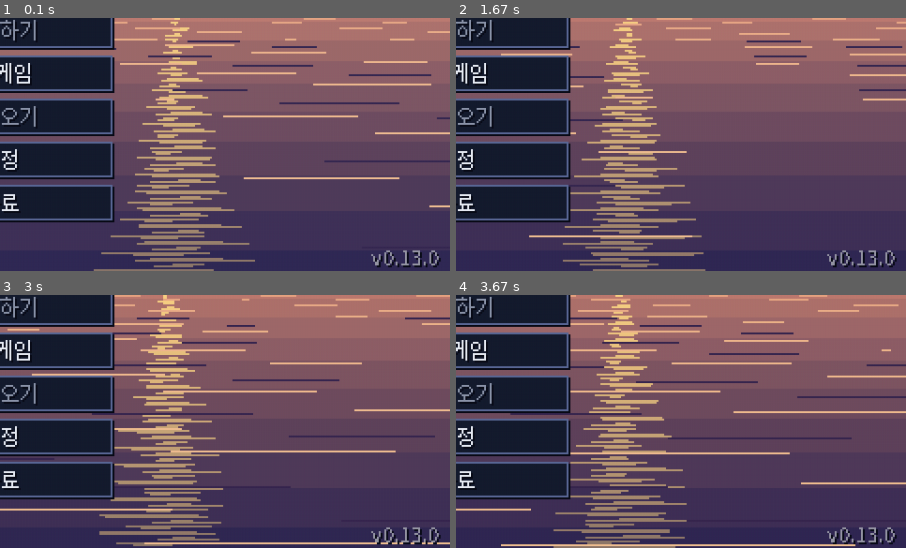
Above: before the commit, frames 1-4 (two rows, left to right).
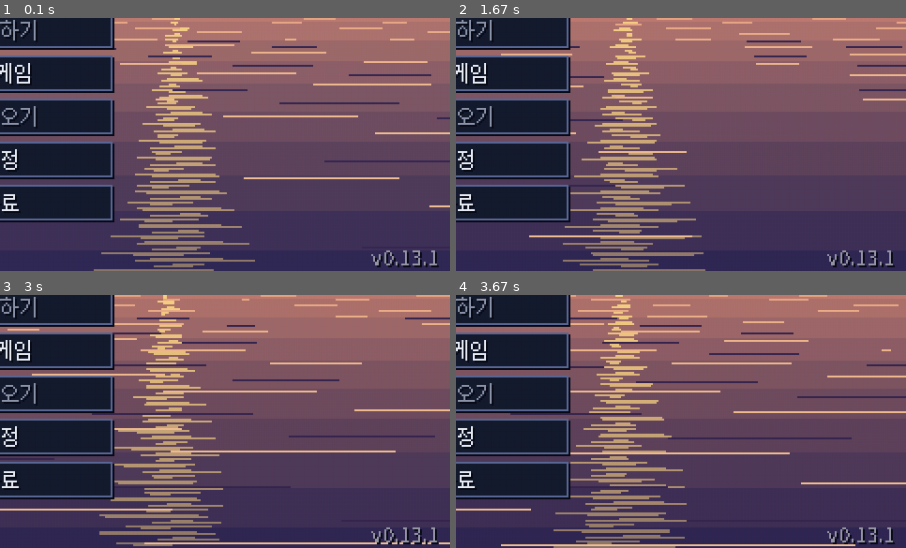
Above: after the commit, the same moments.

Repository: sinsiu60/fishingplanet
Game: pygame game, started from main.py
Same seed, same stepped clock (60 frames per second), same inputs: the game is played once before the commit and once after it.
Inputs (mouse positions are % of the whole screen's width and height, from its top left):
- Up to frame 1 (0.1 s): no input
- Up to frame 2 (1.67 s): click (50, 50) at 0.38 s; click (65, 15) at 0.72 s; move the mouse to (24, 13) at 1.03 s; click (47, 33) at 1.55 s
- Up to frame 3 (3 s): click (70, 42) at 1.88 s; click (81, 47) at 2.22 s; click (21, 30) at 2.55 s; click (22, 61) at 2.88 s
- Up to frame 4 (3.67 s): click (28, 42) at 3.22 s; click (34, 17) at 3.55 s
The pictures show only the part of the screen within x 50-100%, y 50-100%; the shares and areas given below are measured in that part.

The runs differ from the first frame. In frame 1, 0.1% of the frame differs, in the area x 95-98%, y 92-99%; in frame 2, 0.1%; in frame 3, 0.1%; in frame 4, 0.1%.

Commit message:
Legend catch: restore net scoop-and-lift before the legend show (hand off at launch), fade the lift's dim sky/gold pillar, keep rarity order (wait 4.6/2.2, faster lift on re-catch), v0.13.1
Co-Authored-By: Claude Opus 5.5 <noreply@anthropic.com>
Claude-Session: https://claude.ai/code/session_01XkZZxEWm7K26sk4a4EAFMF

Diff:
--- a/assets/music_generated/legend_catch_markers.json
+++ b/assets/music_generated/legend_catch_markers.json
@@ -14,7 +14,7 @@
     "record": 2.6,
     "rewards": 3.2,
     "afterglow": 3.5,
-    "wait": 5.0
+    "wait": 4.6
    }
   },
   "legend_catch_short_sharmion": {
@@ -30,7 +30,7 @@
     "record": 1.4,
     "rewards": 1.7,
     "afterglow": 1.9,
-    "wait": 2.5
+    "wait": 2.2
    }
   },
   "legend_catch_loop_sharmion": {
@@ -52,7 +52,7 @@
     "record": 2.6,
     "rewards": 3.2,
     "afterglow": 3.5,
-    "wait": 5.0
+    "wait": 4.6
    }
   },
   "legend_catch_short_eldrasion": {
@@ -68,7 +68,7 @@
     "record": 1.4,
     "rewards": 1.7,
     "afterglow": 1.9,
-    "wait": 2.5
+    "wait": 2.2
    }
   },
   "legend_catch_loop_eldrasion": {
--- a/data/legend_catch_timeline.json
+++ b/data/legend_catch_timeline.json
@@ -1,30 +1,195 @@
 {
  "_설명": "전설 포획 연출 (DESIGN.md 34장, LEGEND_CATCH_SHOW.md). markers = 단계 시각(초) = 전설의 노래 음악 마커 (tools/audio/make_legend_song.py 가 같은 숫자를 읽음). slow = [시작, 끝, 배속]. 환상 전용(정적·멈춘 물방울·오로라·한 글자씩 이름·보라 인장)은 쓰지 않는다.",
  "variants": {
-  "full": {"_설명": "그 종 첫 포획, 약 5초, 1.5초 뒤 건너뛰기", "len": 5.0, "skip_after": 1.5, "slow": [0.0, 0.6, 0.5],
-           "markers": {"hit": 0.0, "rise": 0.3, "scales": 0.8, "climax": 1.4, "card": 1.9, "record": 2.6, "rewards": 3.2, "afterglow": 3.5, "wait": 5.0}},
-  "short": {"_설명": "재포획, 약 2.5초 (쾅 → 절정 → 카드), 바로 건너뛰기", "len": 2.5, "skip_after": 0.0, "slow": [0.0, 0.3, 0.6],
-            "markers": {"hit": 0.0, "rise": 0.15, "scales": 0.4, "climax": 0.7, "card": 1.0, "record": 1.4, "rewards": 1.7, "afterglow": 1.9, "wait": 2.5}},
-  "final": {"_설명": "대륙 최종 보스(용등·오르시엘) 첫 포획: 전체 버전 → 닫으면 기존 엔딩으로 (페이드 + 노래 여운이 엔딩 음악으로 이어짐)", "len": 5.0, "skip_after": 1.5, "slow": [0.0, 0.6, 0.5],
-            "markers": {"hit": 0.0, "rise": 0.3, "scales": 0.8, "climax": 1.4, "card": 1.9, "record": 2.6, "rewards": 3.2, "afterglow": 3.5, "wait": 5.0}}
+  "full": {
+   "_설명": "그 종 첫 포획, 약 4.6초 (+ 앞의 뜰채 끌어올리기 1.0~2.0초 = 환상 7초보다 짧게), 1.5초 뒤 건너뛰기",
+   "len": 4.6,
+   "skip_after": 1.5,
+   "slow": [
+    0.0,
+    0.6,
+    0.5
+   ],
+   "markers": {
+    "hit": 0.0,
+    "rise": 0.3,
+    "scales": 0.8,
+    "climax": 1.4,
+    "card": 1.9,
+    "record": 2.6,
+    "rewards": 3.2,
+    "afterglow": 3.5,
+    "wait": 4.6
+   }
+  },
+  "short": {
+   "_설명": "재포획, 약 2.2초 (쾅 → 절정 → 카드), 바로 건너뛰기 — 앞의 뜰채 끌어올리기는 1.6배속",
+   "len": 2.2,
+   "skip_after": 0.0,
+   "slow": [
+    0.0,
+    0.3,
+    0.6
+   ],
+   "markers": {
+    "hit": 0.0,
+    "rise": 0.15,
+    "scales": 0.4,
+    "climax": 0.7,
+    "card": 1.0,
+    "record": 1.4,
+    "rewards": 1.7,
+    "afterglow": 1.9,
+    "wait": 2.2
+   }
+  },
+  "final": {
+   "_설명": "대륙 최종 보스(용등·오르시엘) 첫 포획: 전체 버전 → 닫으면 기존 엔딩으로 (페이드 + 노래 여운이 엔딩 음악으로 이어짐)",
+   "len": 4.6,
+   "skip_after": 1.5,
+   "slow": [
+    0.0,
+    0.6,
+    0.5
+   ],
+   "markers": {
+    "hit": 0.0,
+    "rise": 0.3,
+    "scales": 0.8,
+    "climax": 1.4,
+    "card": 1.9,
+    "record": 2.6,
+    "rewards": 3.2,
+    "afterglow": 3.5,
+    "wait": 4.6
+   }
+  }
  },
- "final_fish": ["dragon_carp", "orsiel"],
+ "final_fish": [
+  "dragon_carp",
+  "orsiel"
+ ],
  "ending_fade_sec": 1.2,
  "loop_len": 4.0,
- "caps": {"pc": 1000, "mobile": 450},
- "fx": {"splash": 140, "rays": 10, "dust_burst": 160, "dust_rate": 26, "shake_px": 7, "shake_sec": 0.45, "zoom": 0.04, "glow_scale": 0.5, "glow_mult": 0.6},
+ "caps": {
+  "pc": 1000,
+  "mobile": 450
+ },
+ "fx": {
+  "splash": 140,
+  "rays": 10,
+  "dust_burst": 160,
+  "dust_rate": 26,
+  "shake_px": 7,
+  "shake_sec": 0.45,
+  "zoom": 0.04,
+  "glow_scale": 0.5,
+  "glow_mult": 0.6
+ },
  "unique": {
-  "golden_carp": {"kind": "gold_rain", "color": [255, 214, 110], "n": 60},
-  "tiger_mandarin": {"kind": "claw", "color": [255, 196, 90]},
-  "silver_bass": {"kind": "lightning", "color": [255, 236, 170]},
-  "marlin": {"kind": "spear", "color": [255, 220, 140]},
-  "coelacanth": {"kind": "rune", "color": [240, 200, 120], "n": 12},
-  "dragon_carp": {"kind": "dragon", "color": [255, 220, 120], "n": 90},
-  "silva": {"kind": "reeds_bow", "color": [230, 225, 200], "n": 46},
-  "prisia": {"kind": "crystal_pillar", "color": [200, 230, 255], "n": 5},
-  "aeris": {"kind": "cloud_part", "color": [255, 240, 200]},
-  "ignis": {"kind": "fire_pillar", "color": [255, 150, 60], "n": 50},
-  "borealis": {"kind": "ice_shards", "color": [210, 240, 255], "n": 40},
-  "orsiel": {"kind": "sea_part", "color": [255, 214, 120]}
- }
+  "golden_carp": {
+   "kind": "gold_rain",
+   "color": [
+    255,
+    214,
+    110
+   ],
+   "n": 60
+  },
+  "tiger_mandarin": {
+   "kind": "claw",
+   "color": [
+    255,
+    196,
+    90
+   ]
+  },
+  "silver_bass": {
+   "kind": "lightning",
+   "color": [
+    255,
+    236,
+    170
+   ]
+  },
+  "marlin": {
+   "kind": "spear",
+   "color": [
+    255,
+    220,
+    140
+   ]
+  },
+  "coelacanth": {
+   "kind": "rune",
+   "color": [
+    240,
+    200,
+    120
+   ],
+   "n": 12
+  },
+  "dragon_carp": {
+   "kind": "dragon",
+   "color": [
+    255,
+    220,
+    120
+   ],
+   "n": 90
+  },
+  "silva": {
+   "kind": "reeds_bow",
+   "color": [
+    230,
+    225,
+    200
+   ],
+   "n": 46
+  },
+  "prisia": {
+   "kind": "crystal_pillar",
+   "color": [
+    200,
+    230,
+    255
+   ],
+   "n": 5
+  },
+  "aeris": {
+   "kind": "cloud_part",
+   "color": [
+    255,
+    240,
+    200
+   ]
+  },
+  "ignis": {
+   "kind": "fire_pillar",
+   "color": [
+    255,
+    150,
+    60
+   ],
+   "n": 50
+  },
+  "borealis": {
+   "kind": "ice_shards",
+   "color": [
+    210,
+    240,
+    255
+   ],
+   "n": 40
+  },
+  "orsiel": {
+   "kind": "sea_part",
+   "color": [
+    255,
+    214,
+    120
+   ]
+  }
+ },
+ "short_landing_speed": 1.6
 }
--- a/dist_readme.txt
+++ b/dist_readme.txt
@@ -1,4 +1,4 @@
-미니 피싱 (Mini Fishing) v0.13.0
+미니 피싱 (Mini Fishing) v0.13.1
 ================
 
 실행: MiniFishing.exe 를 더블클릭하세요. (Python 설치 필요 없음)
--- a/src/render/legend_show.py
+++ b/src/render/legend_show.py
@@ -45,9 +45,12 @@
 
     def __init__(self, fish: dict, result: dict, news: dict, variant: str, w: int, h: int, *,
                  mobile: bool = False, reduce: bool = False, delay: float = 0.0, rnd: random.Random | None = None,
-                 low: bool = False):
+                 low: bool = False, intro=None):
+        """intro: 뜰채로 끌어올린 LandingCinematic (게임에서) — 그물에서 튀어 오르는 순간이 이 연출의 0초('쾅'),
+        뜰채는 그 자리에서 아래로 빠진다. 없으면(테스트 룸) 수면에서 바로 솟는다."""
         self.fish, self.result, self.news = fish, result, news or {}
         self.variant = variant
+        self.intro = intro
         c = tl()
         self.v = c["variants"][variant]
         self.m = self.v["markers"]
@@ -77,6 +80,7 @@
         self.skipped = False
         self.sx = 0.0
         self.water_y = int(h * 0.62)
+        self.y_start = int(h * 0.52) if intro is not None else self.water_y + 8   # 그물 자리 / 수면
         self.shake = 0.0
         self.final = variant == "final"
         self._fish_pose = None
@@ -143,10 +147,13 @@
             # 쾅: 물보라 폭발 (힘차게 위로 터지고 떨어짐) + 묵직한 흔들림 1회
             cx = self.w / 2
             n = min(self._budget(), self.fx["splash"] // half)
+            net = self.intro is not None
             for _ in range(max(0, n)):
                 a = r.uniform(-math.pi * 0.92, -math.pi * 0.08)
                 spd = r.uniform(90, 300)
-                self.splash.append([cx + r.uniform(-60, 60), self.water_y, math.cos(a) * spd * 0.9, math.sin(a) * spd,
+                # 그물에서: 물이 사방으로 쏟아짐 / 수면에서: 위로 폭발
+                y0 = self.y_start + (r.uniform(0, 18) if net else 0)
+                self.splash.append([cx + r.uniform(-60, 60), y0, math.cos(a) * spd * 0.9, math.sin(a) * spd,
                                     r.uniform(0.9, 1.6), 1.6, "drop", r.uniform(1, 3)])
             if not self.reduce:
                 self.shake = 1.0
@@ -171,7 +178,7 @@
             p[1] += p[3] * dt * sp
             p[3] += 520 * dt * sp
             p[4] -= dt * sp
-        self.splash = [p for p in self.splash if p[4] > 0 and p[1] < self.water_y + 12]
+        self.splash = [p for p in self.splash if p[4] > 0 and p[1] < max(self.water_y + 12, self.y_start + 60)]
         for p in self.dust:   # 금가루: 터졌다가 천천히 내려옴
             p[0] += p[2] * dt * sp
             p[1] += p[3] * dt * sp
@@ -192,7 +199,7 @@
         m = self.m
         u = clamp((self.t - m["hit"]) / max(0.3, m["scales"] - m["hit"] + 0.2), 0, 1)
         k = 1 - (1 - u) ** 3 + 0.06 * math.sin(math.pi * u)  # 힘차게 올라 살짝 넘쳤다 자리 잡음
-        y = lerp(self.water_y + 8, self.h * 0.40, k)
+        y = lerp(self.y_start, self.h * 0.40, k)
         if self.t > m["card"] - 0.3:
             y = lerp(y, self.h * 0.30, smoothstep((self.t - (m["card"] - 0.3)) / 0.5))
         bob = math.sin(self.clock * 1.4) * 2 * u
@@ -205,13 +212,26 @@
     # ── 그리기 ──
     def draw(self, canvas: pygame.Surface, pal: dict) -> None:
         t0 = time.perf_counter()
-        self._draw(canvas)
+        self._draw(canvas, pal)
         ms = (time.perf_counter() - t0) * 1000
         self.draw_ms = ms if self.draw_ms == 0 else self.draw_ms * 0.9 + ms * 0.1
         if self.mobile and self.draw_ms > 22 and self.t > 0.5:
             self._lower()
 
-    def _draw(self, canvas: pygame.Surface) -> None:
+    def _draw_net(self, stage, pal) -> None:
+        """뜰채: 물고기가 튀어 오른 자리에서 아래로 빠짐 (LandingCinematic 의 뜰채 그림 그대로)."""
+        if self.intro is None or not pal:
+            return
+        u = self.t / 0.8
+        if u >= 1:
+            return
+        y = self.y_start + 14 + 420 * max(0.0, u) ** 2
+        try:
+            self.intro._draw_net(stage, pal, self.w / 2, y, self.intro.net_r, False, None)
+        except (KeyError, AttributeError):
+            pass
+
+    def _draw(self, canvas: pygame.Surface, pal: dict | None = None) -> None:
         w, h = canvas.get_size()
         m, t = self.m, self.t
         stage = canvas.copy()
@@ -228,9 +248,21 @@
         tint = pygame.Surface((w, h))
         tint.fill(tuple(int(v * warm) for v in (255, 170, 40)))
         stage.blit(tint, (0, 0), special_flags=pygame.BLEND_RGB_ADD)
+        if self.intro is not None and t < 0.5:
+            # 뜰채 단계에서 어두워졌던 하늘·금빛 기둥이 0.5초에 걸쳐 걷힘 (화면 전환이 튀지 않게)
+            dk = 1 - smoothstep(clamp(t / 0.5, 0, 1))
+            dim = pygame.Surface((w, h))
+            dim.fill((10, 6, 20))
+            dim.set_alpha(int(150 * dk))
+            stage.blit(dim, (0, 0))
+            for i in range(70):
+                c = tuple(int(v * dk * 0.3 * (1 - i / 70)) for v in (255, 220, 120))
+                pygame.draw.line(light, c, (w / 2 - i, 0), (w / 2 - i, h))
+                pygame.draw.line(light, c, (w / 2 + i, 0), (w / 2 + i, h))
         self._draw_unique_back(stage, light)
         self._draw_rays(light, fx, fy, _env(t, m["scales"] - 0.2, m["climax"], m["afterglow"], m["wait"] + 0.8))
         self._draw_splash(stage, light, back=True)
+        self._draw_net(stage, pal)
         self._draw_fish(stage, fx, fy)
         self._draw_splash(stage, light, back=False)
         self._draw_unique_front(stage, light)
--- a/src/scene/fishing_scene.py
+++ b/src/scene/fishing_scene.py
@@ -601,7 +601,7 @@
         self.phantom_loop_ch = None
         self.phantom_fx.k_from = self.phantom_fx.k = 1.0  # 연출 동안 보라 100%
 
-    def _start_legend_show(self, f) -> None:
+    def _start_legend_show(self, f, intro=None) -> None:
         """전설 포획 연출 (34장): 보스 테마는 끊기지 않고 '전설의 노래' 끝맺음 타격(같은 으뜸음)으로 이어진다."""
         from src.render.legend_show import LegendShow, pick_variant
         from src.audio import legend_song
@@ -612,7 +612,8 @@
         w, h = self.cam.width, self.cam.height
         self.catch_show = LegendShow(f.fish, f.result, self.catch_news, variant, w, h, mobile=self.touch,
                                      reduce=self.settings.get("reduce_fx"), delay=delay,
-                                     low=getattr(self.game, "slow_device", False) or self.settings.get("fps") == 30)
+                                     low=getattr(self.game, "slow_device", False) or self.settings.get("fps") == 30,
+                                     intro=intro)
         self.fight_audio.stop()
         self.signal_audio.stop()
         sfx.duck_levels({"mus": -60, "amb": -40, "sfx": -18}, hold=0.5, release=0.15)
@@ -1436,7 +1437,17 @@
         # dive: 기포·물결이 멈춘다 (아무것도 안 그림 — 그게 신호)
 
     def _update_landing(self, dt: float) -> None:
-        for ev in self.landing.update(dt):
+        handoff = getattr(self.landing, "legend_handoff", False)
+        for ev in self.landing.update(dt * getattr(self.landing, "speed", 1.0)):
+            if handoff and ev in ("launch", "done"):
+                # 그물에서 튀어 오르는 순간 = 전설의 노래 '쾅' (팡파르 대신, 보스 테마는 여기까지 이어짐)
+                intro = self.landing
+                self.landing = None
+                self.end_t = 0.0
+                self._start_legend_show(self.fight, intro)
+                return
+            if handoff and ev == "fanfare":
+                continue
             if ev == "hit":
                 cls = self.landing.cls
                 # 뜰채 성공: 물보라 + 퍼덕임 + 짧은 승리음 (크기 등급만큼 크게·묵직하게)
@@ -2164,9 +2175,11 @@
                 # 전설 비늘: 첫 포획 5개, 이후 2개 (T7·T8, 봉인 찌 재료) — 전설 포획 카드에 보상 아이콘으로
                 legend_scales = 2 if self.save.caught(f.fish["id"]) else 5
                 self.save.data["scales"] += legend_scales
-            if not phantom.is_phantom(f.fish) and f.fish["rarity"] != "legend":  # 환상·전설은 전용 포획 연출 (아래)
+            if not phantom.is_phantom(f.fish):  # 환상어는 전용 포획 연출 (아래 PhantomShow)
                 self.landing = LandingCinematic(shown, f.result["size"], 240 + pose * 46, chest=self.chest_drop,
                                                 golden=golden)
+                # 전설: 뜰채로 끌어올린 뒤 그물에서 튀어 오르는 순간(launch) 전설 포획 연출로 넘어감 (34장)
+                self.landing.legend_handoff = f.fish["rarity"] == "legend"
             f.result["fish"] = shown
             self.end_t = 0.0
             self.catch_news = self.save.record_catch(f.result | {"perfects": f.perfects})
@@ -2178,6 +2191,11 @@
                 self.catch_news["legend_line"] = phantom.hints()["legend_line"]
             if phantom.is_phantom(f.fish):
                 self.catch_news.update(phantom.on_catch(self.save, f.fish, ph_first))
+            if getattr(self.landing, "legend_handoff", False):
+                # 다시 잡은 전설: 뜰채 끌어올리기도 빠르게 (환상 재포획 3.5초보다 짧게 — 희귀함 순서)
+                from src.render.legend_show import pick_variant as _lv
+                if _lv(f.fish, self.catch_news, self.save) == "short":
+                    self.landing.speed = load_json("legend_catch_timeline.json")["short_landing_speed"]
             if muts:
                 self._record_mutation(f, muts)
             qr = getattr(self, "quest_run", None)
@@ -2193,8 +2211,6 @@
             self.game.save_now()  # 보상·도감은 연출 전에 저장 (건너뛰기·백그라운드에도 안전)
             if phantom.is_phantom(f.fish):
                 self._start_phantom_show(f)
-            elif f.fish["rarity"] == "legend":
-                self._start_legend_show(f)
         elif ev == "escape_start":
             # 마지막 발악: 눈이 번쩍 + 물보라 폭발 + 화면 흔들림
             pos = self._fish_screen()
--- a/src/version.py
+++ b/src/version.py
@@ -1,2 +1,2 @@
 """게임 버전 (릴리즈 태그 v<VERSION>, buildozer.spec version 과 같게)."""
-VERSION = "0.13.0"
+VERSION = "0.13.1"
Not shown, changed: DESIGN.md
Not shown, changed: RELEASE_NOTES.md
Not shown, changed: buildozer.spec
